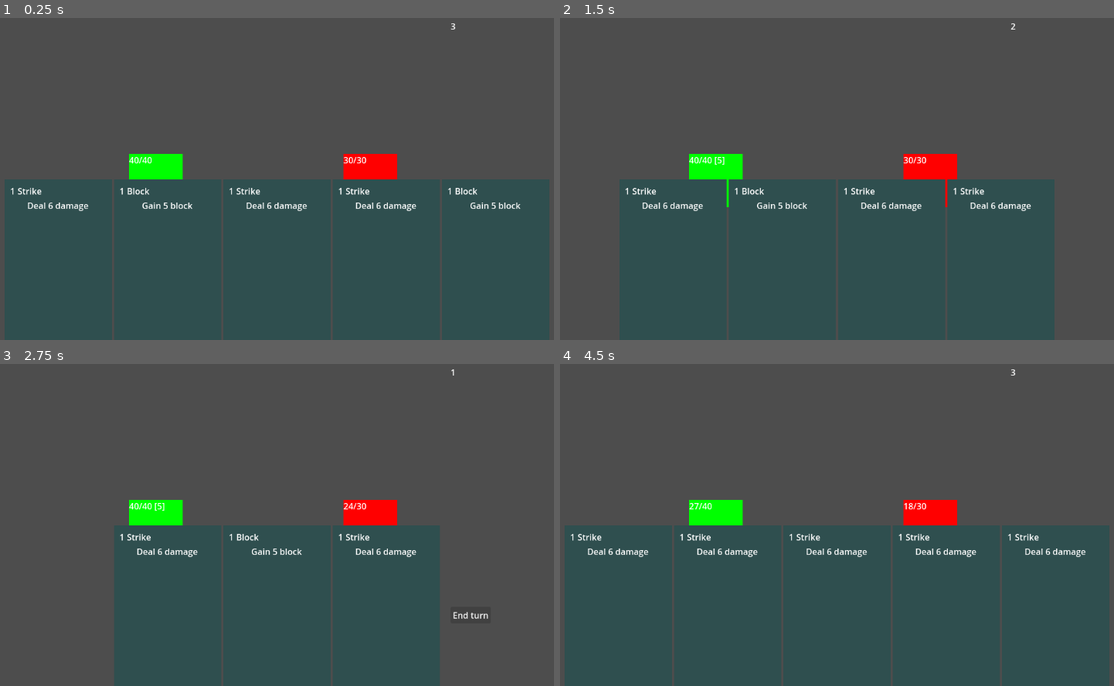
Above: before the commit, frames 1-4 (two rows, left to right).
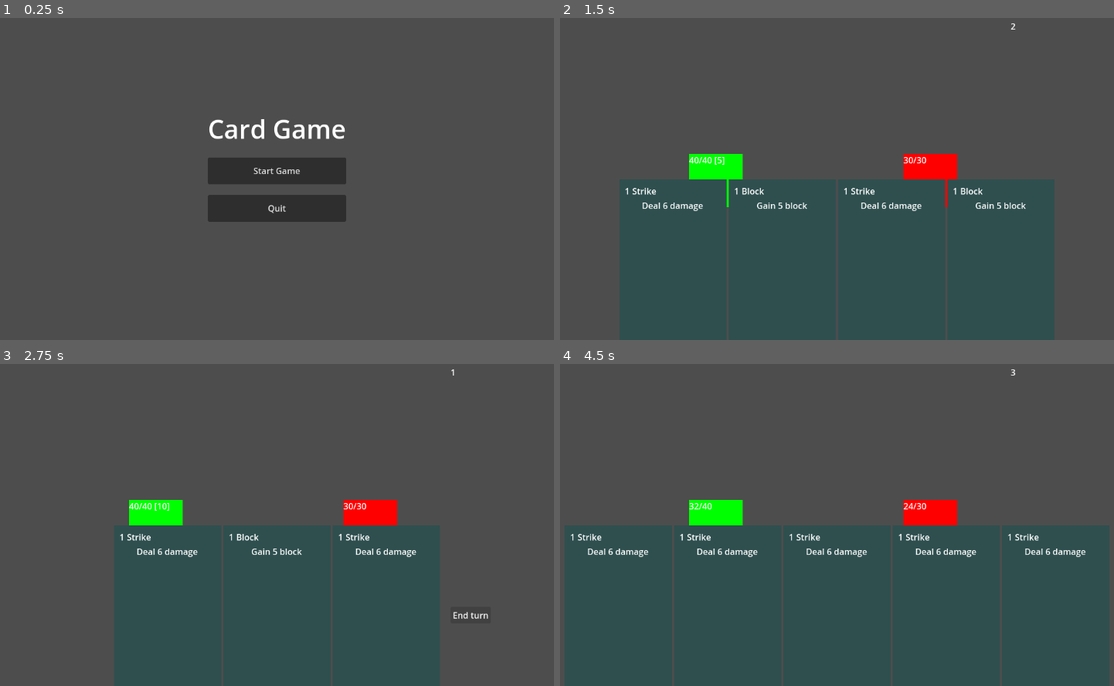
Above: after the commit, the same moments.

Repository: Pixel-Pilgrims/game-off-2024
Game: Godot game, scene res://scenes/Main.tscn
Same seed, same stepped clock (60 frames per second), same inputs: the game is played once before the commit and once after it.
Inputs (mouse positions are in pixels of both pictures, inside the frame that each line leads up to):
- Up to frame 1 (0.25 s): no input
- Up to frame 2 (1.5 s): click (837, 169) at 0.5 s, where only the run after the commit has a clickable "Start Game"; click "End turn" at 1.25 s
- Up to frame 3 (2.75 s): click "End turn" at 2 s
- Up to frame 4 (4.5 s): click "End turn" at 2.75 s; tap Enter at 3.5 s; move the mouse to (620, 605) at 3.52 s; click (620, 605) at 3.67 s; tap Space at 4.25 s; move the mouse to (670, 605) at 4.27 s; click (670, 605) at 4.42 s

The runs differ from the first frame. In frame 1, 52% of the frame differs, in the area x 0-100%, y 1-100%; in frame 2, 0.2%; in frame 3, less than 0.1%; in frame 4, less than 0.1%.

Commit message:
feat: add main menu

Diff:
--- a/scenes/Main.tscn
+++ b/scenes/Main.tscn
@@ -1,9 +1,6 @@
-[gd_scene load_steps=3 format=3 uid="uid://ddx65fdpgkycb"]
+[gd_scene load_steps=2 format=3 uid="uid://ddx65fdpgkycb"]
 
 [ext_resource type="Script" path="res://scenes/main.gd" id="1_k4dox"]
-[ext_resource type="PackedScene" uid="uid://bqup6jb3jks6m" path="res://scenes/Combat.tscn" id="1_kv58o"]
 
 [node name="Main" type="Node"]
 script = ExtResource("1_k4dox")
-
-[node name="Combat" parent="." instance=ExtResource("1_kv58o")]
--- /dev/null
+++ b/scenes/MainMenu.tscn
@@ -0,0 +1,40 @@
+[gd_scene load_steps=2 format=3 uid="uid://bxru22786wp6n"]
+
+[ext_resource type="Script" path="res://scenes/main_menu.gd" id="1_qcqg6"]
+
+[node name="MainMenu" type="Control"]
+layout_mode = 3
+anchors_preset = 15
+anchor_right = 1.0
+anchor_bottom = 1.0
+grow_horizontal = 2
+grow_vertical = 2
+script = ExtResource("1_qcqg6")
+
+[node name="CenterContainer" type="CenterContainer" parent="."]
+layout_mode = 1
+anchors_preset = 15
+anchor_right = 1.0
+anchor_bottom = 1.0
+grow_horizontal = 2
+grow_vertical = 2
+
+[node name="VBoxContainer" type="VBoxContainer" parent="CenterContainer"]
+layout_mode = 2
+theme_override_constants/separation = 20
+
+[node name="Title" type="Label" parent="CenterContainer/VBoxContainer"]
+layout_mode = 2
+theme_override_font_sizes/font_size = 48
+text = "Card Game"
+horizontal_alignment = 1
+
+[node name="StartButton" type="Button" parent="CenterContainer/VBoxContainer"]
+custom_minimum_size = Vector2(200, 50)
+layout_mode = 2
+text = "Start Game"
+
+[node name="QuitButton" type="Button" parent="CenterContainer/VBoxContainer"]
+custom_minimum_size = Vector2(200, 50)
+layout_mode = 2
+text = "Quit"
--- a/scenes/main.gd
+++ b/scenes/main.gd
@@ -1,5 +1,25 @@
 extends Node
 
+@onready var combat_scene = preload("res://scenes/Combat.tscn")
+@onready var menu_scene = preload("res://scenes/MainMenu.tscn")
 
-func combat_won() -> void:
+var current_scene: Node = null
+
+func _ready():
+	show_main_menu()
+
+func show_main_menu():
+	if current_scene:
+		current_scene.queue_free()
+	current_scene = menu_scene.instantiate()
+	add_child(current_scene)
+
+func start_combat():
+	if current_scene:
+		current_scene.queue_free()
+	current_scene = combat_scene.instantiate()
+	add_child(current_scene)
+
+func combat_won():
 	print("Combat won")
+	show_main_menu()
--- /dev/null
+++ b/scenes/main_menu.gd
@@ -0,0 +1,11 @@
+extends Control
+
+func _ready():
+	$CenterContainer/VBoxContainer/StartButton.pressed.connect(_on_start_pressed)
+	$CenterContainer/VBoxContainer/QuitButton.pressed.connect(_on_quit_pressed)
+
+func _on_start_pressed():
+	get_node("/root/Main").start_combat()
+
+func _on_quit_pressed():
+	get_tree().quit()
